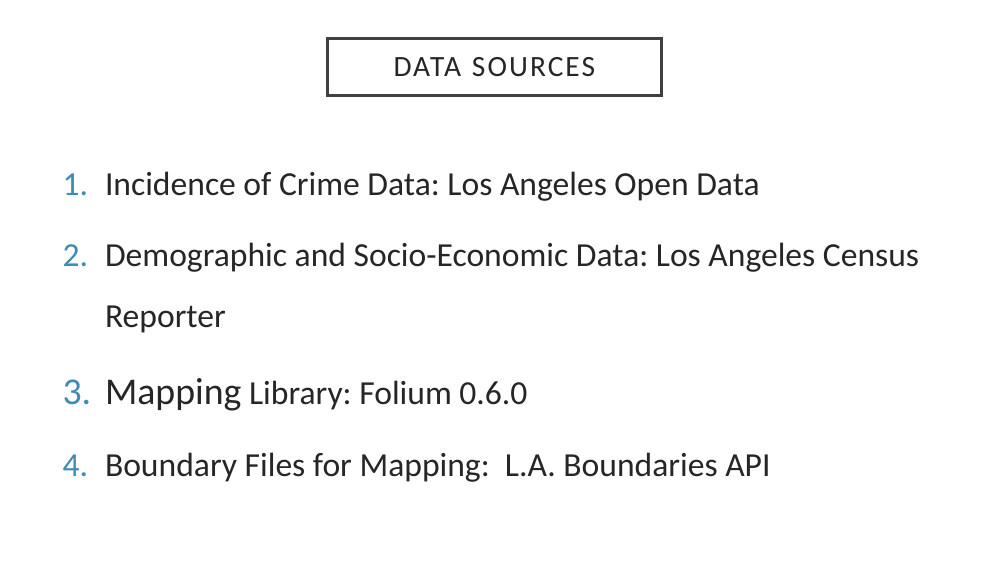
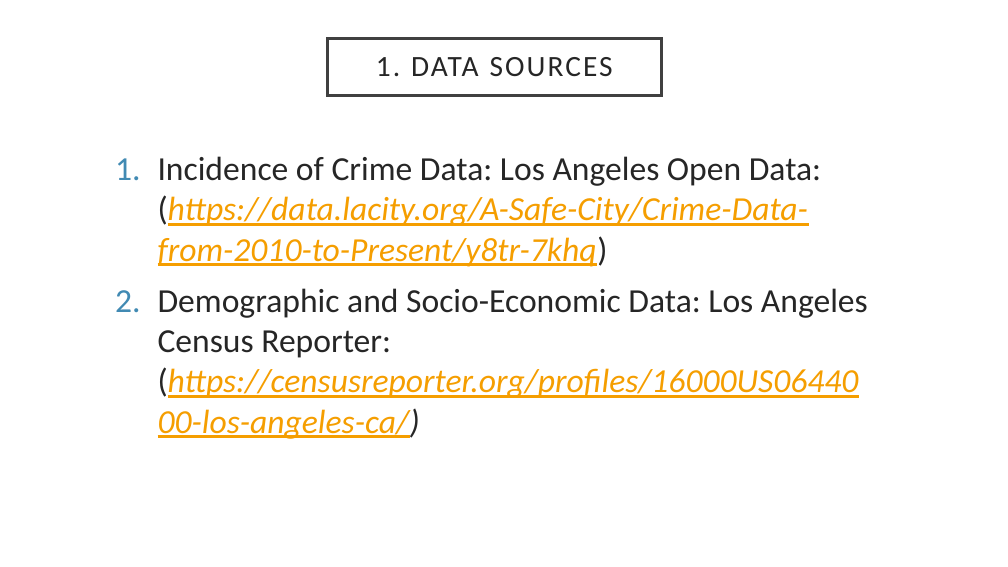
Before and after one commit to shrawantee/Project-Analysis-of-Violent-Crime-in-LA, a slide deck: slide 6 of Presentation/LACity Crime-Final Slides.pptx. Drawn at 1008x567 pixels with LibreOffice and Linux fonts; fonts in the diff are those of the drawing. Boxes give left, top, right and bottom in pixels: in the first picture for what was removed or moved away, otherwise in the second. Text is boxed around its words. In the diff, an @@ line names an element or a change of style, - is before the commit and + after.

```diff
--- a/Presentation/LACity Crime-Final Slides.pptx
+++ b/Presentation/LACity Crime-Final Slides.pptx
@@ title at box(376, 57, 613, 76): text changed @@
-DATA SOURCES
+1. DATA SOURCES
@@ text at box(158, 156, 868, 398): text changed; text colour #262626 to #F59E00; italic on @@
-1. Incidence of Crime Data: Los Angeles Open Data
-2. Demographic and Socio-Economic Data: Los Angeles Census Reporter
-3. Mapping Library: Folium 0.6.0
-4. Boundary Files for Mapping: L.A. Boundaries API
+1. Incidence of Crime Data: Los Angeles Open Data: (https://data.lacity.org/A-Safe-City/Crime-Data-from-2010-to-Present/y8tr-7khq)
+2. Demographic and Socio-Economic Data: Los Angeles Census Reporter: (https://censusreporter.org/profiles/16000US0644000-los-angeles-ca/)
```
Also in this commit, not shown: 13 other slides changed, 2 slides added, 2 slides removed, 2 other files.
